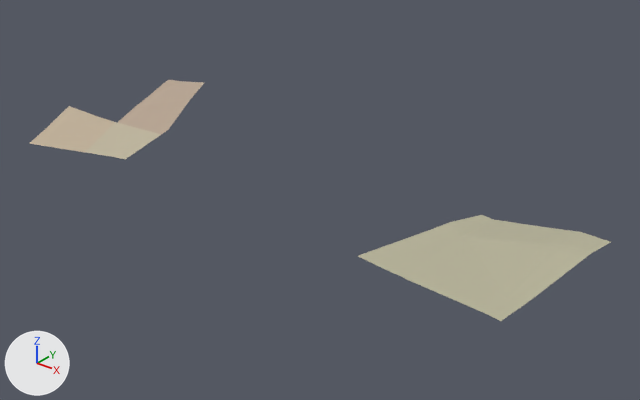
An edit to the glTF model assets/malta/countryside/farm_-1_15_soil.glb, drawn before and after from the same camera.
One viewpoint serves both versions: a camera (50 mm lens) standing at (712.0, -958.0, 512.0) and looking at (279.0, -417.0, 176.0). Arrows for +X, +Y and +Z are at lower left; the lights stay in place. The picture after the commit comes second. Vertices at exactly the same position are counted once.

The first picture shows 'geometry_0'.
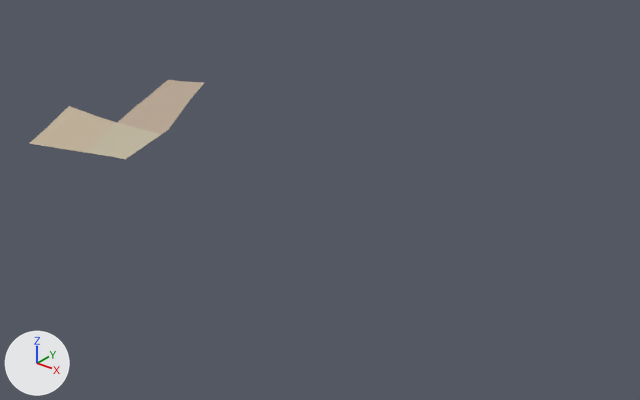
Pixel boxes [x1, y1, x2, y2] of what changed, in the pictures (640 x 400 px):
'geometry_0', reshaped (70% narrower, 67% shorter): before [29, 80, 611, 321]; after [29, 80, 204, 159]
part 1 of me_geometry_0, deleted: before [358, 215, 611, 321]

Edits to the bpy script that builds the scene:
```text
Change me_geometry_0:
    used by ob_geometry_0; location = (0.0, 0.0, 0.0)
    remove me_geometry_0.from_pydata(...)  # 56 vertices, 59 faces; spans x -24.0..525.0, y -529.0..-325.0, z 183.0..211.0
    add me_geometry_0.from_pydata(...)  # 34 vertices, 35 faces; spans x -24.0..114.0, y -526.0..-325.0, z 195.0..211.0
    me_geometry_0 part 1: the loose piece of 22 vertices spanning x 372.0..525.0, y -529.0..-366.0, z 183.0..210.0 is deleted
```
